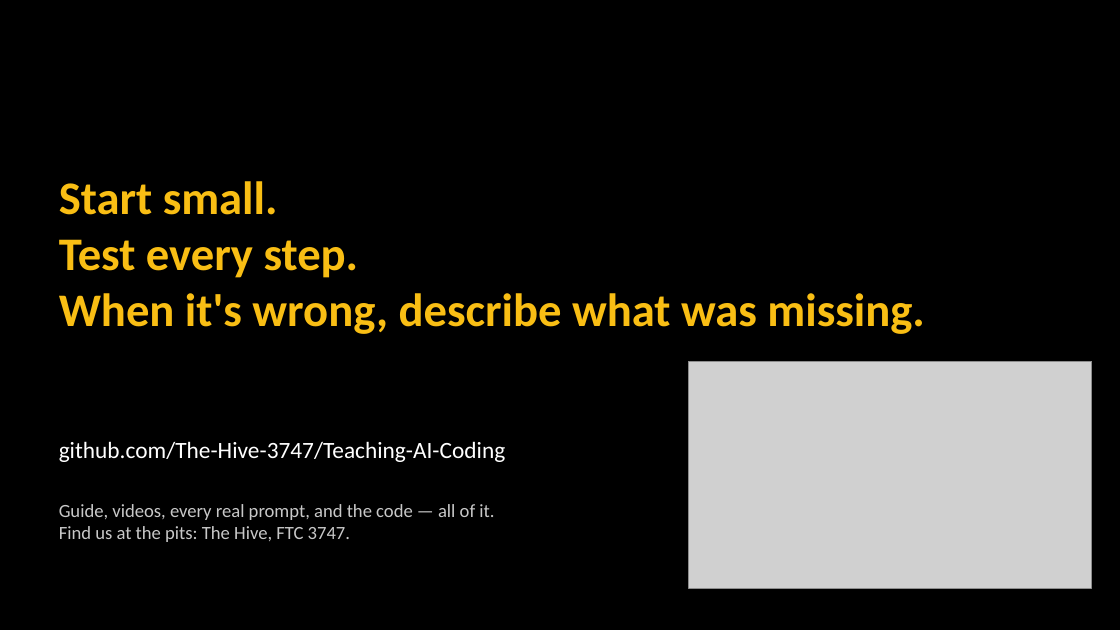
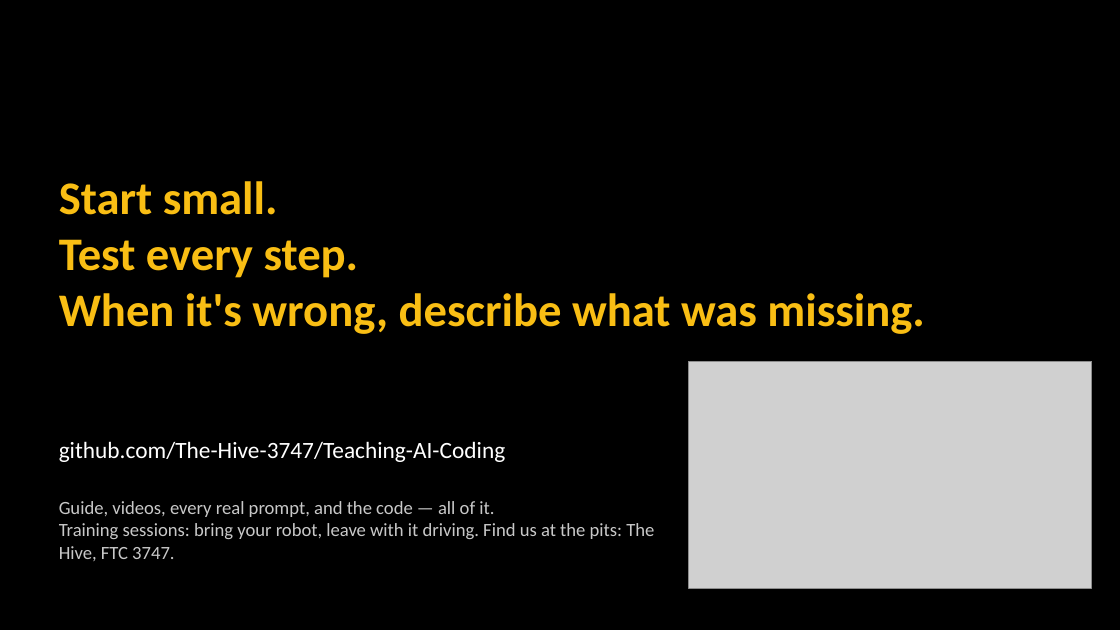
Before and after one commit to The-Hive-3747/Teaching-AI-Coding, a slide deck: slide 21 of slides/kickoff.pptx. Drawn at 1120x630 pixels with LibreOffice and Linux fonts; fonts in the diff are those of the drawing; grey boxes stand for pictures. Boxes give left, top, right and bottom in pixels: in the first picture for what was removed or moved away, otherwise in the second. Text is boxed around its words. In the diff, an @@ line names an element or a change of style, - is before the commit and + after.

```diff
--- a/slides/kickoff.pptx
+++ b/slides/kickoff.pptx
@@ text at box(59, 523, 654, 561): text changed @@
-Find us at the pits: The Hive, FTC 3747.
+Training sessions: bring your robot, leave with it driving. Find us at the pits: The Hive, FTC 3747.
```
Also in this commit, not shown: 3 other slides changed, 1 slide added, 1 slide removed, 5 other files.
